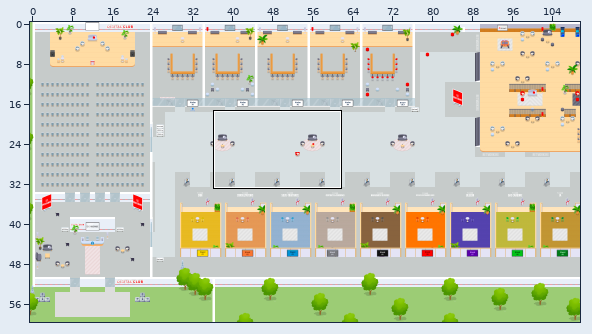
Two states of a Tiled map (JSON), map.tmj. The picture above shows the old version from afar; the outline marks the close-up.
Close-up. Before the edit:
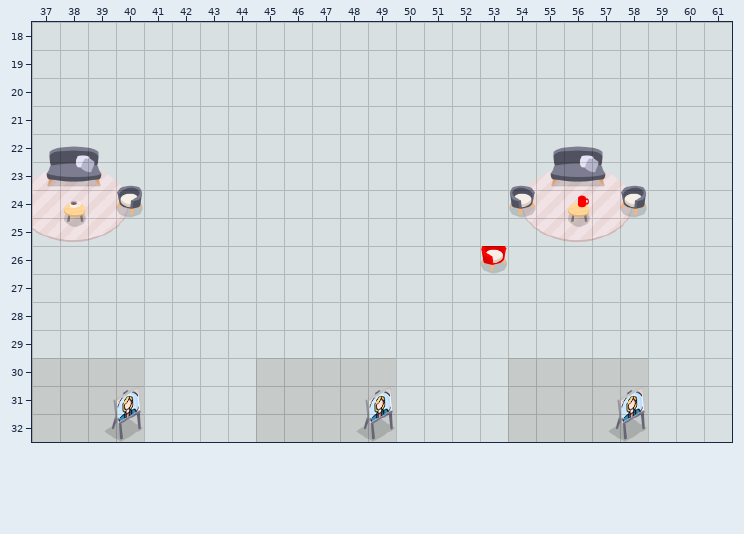
Cells are 32x32 px. Shown: x 37..61, y 18..32. The commit also changed other parts of the map, which this record leaves out.
Now the later version:
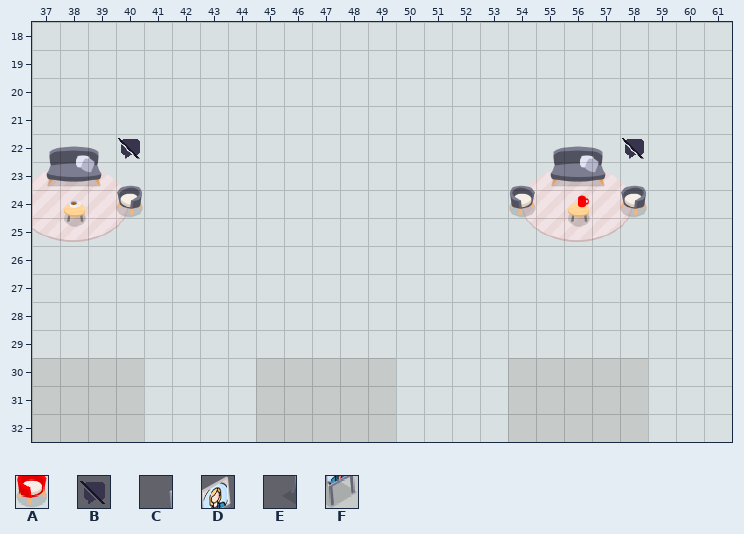
Key: from "Chunk 1": A 70, B 158; from "Chunk 2": C 147, D 148, E 149, F 150.
_ is an empty cell.
See-through tiles are keyed as they look on the map.
From old to new:
Layer "floor/floor2":
Tile A is removed in row 26 at x 53.
Layer "walls/walls1":
The author put tile B in row 22 at x 40 and 58.
Layer "furniture/furniture2":
Tile C is removed in row 31 at x 39, 48 and 57.
Tile D is removed in row 31 at x 40, 49 and 58.
Tile E is removed in row 32 at x 39, 48 and 57.
Tile F is removed in row 32 at x 40, 49 and 58.
Where, in picture pixels (left, top, right, bottom), the same in both close-ups:
added: (118, 138, 140, 159)
added: (622, 138, 644, 159)
removed: (480, 246, 507, 274)
removed: (105, 387, 143, 442)
removed: (357, 387, 395, 442)
removed: (609, 387, 647, 442)
